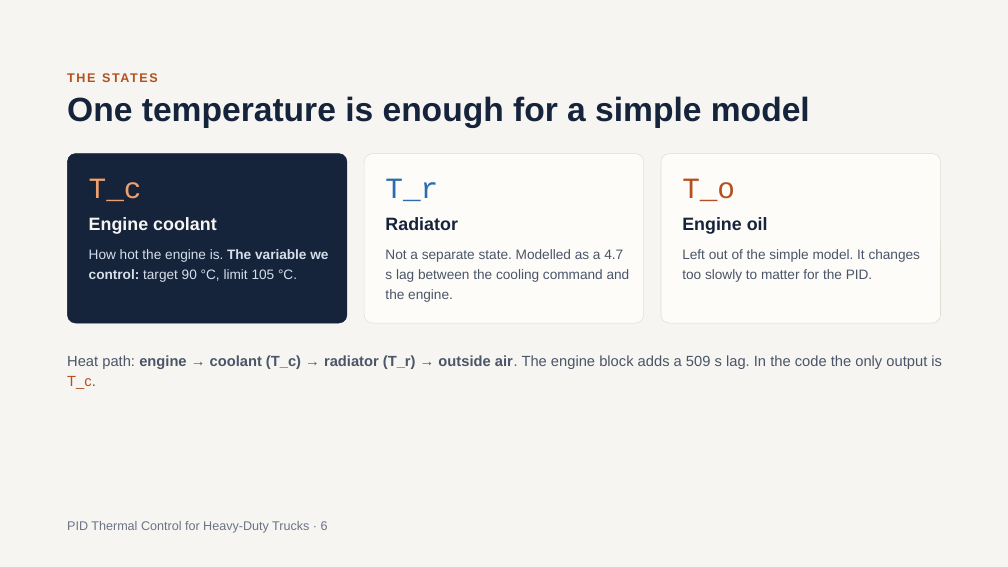
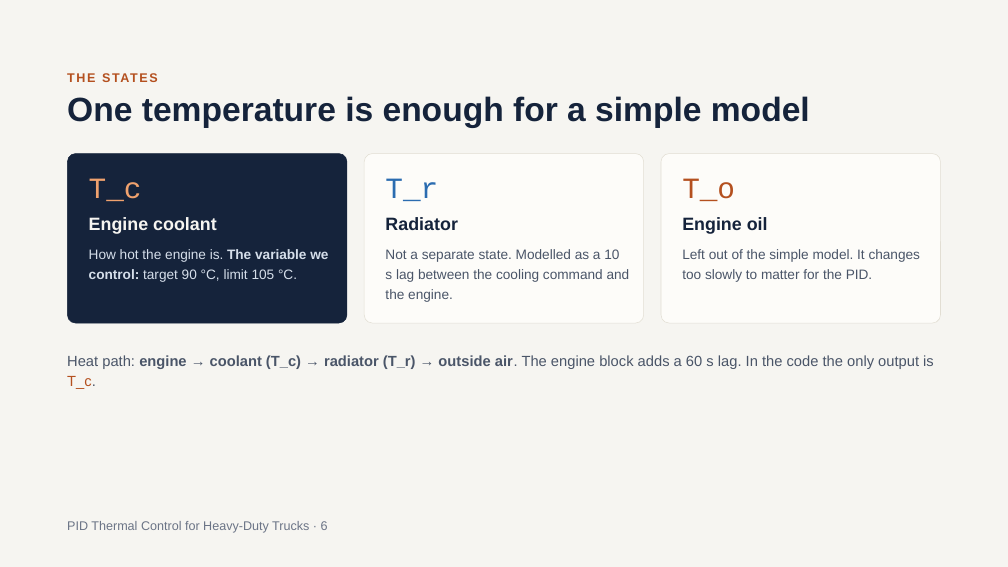
Before and after one commit to SushanthBibi/PID-Cooling-matlab, a slide deck: slide 6 of PID_Thermal_Control_for_Heavy-Duty_Trucks_v2.pptx. Drawn at 1008x567 pixels with LibreOffice and Linux fonts; fonts in the diff are those of the drawing. Boxes give left, top, right and bottom in pixels: in the first picture for what was removed or moved away, otherwise in the second. Text is boxed around its words. In the diff, an @@ line names an element or a change of style, - is before the commit and + after.

```diff
--- a/PID_Thermal_Control_for_Heavy-Duty_Trucks_v2.pptx
+++ b/PID_Thermal_Control_for_Heavy-Duty_Trucks_v2.pptx
@@ text at box(385, 249, 630, 302): text changed @@
-Not a separate state. Modelled as a 4.7 s lag between the cooling command and the engine.
+Not a separate state. Modelled as a 10 s lag between the cooling command and the engine.
@@ text at box(67, 355, 934, 389): text changed @@
-Heat path: engine → coolant (T_c) → radiator (T_r) → outside air. The engine block adds a 509 s lag. In the code the only output is T_c.
+Heat path: engine → coolant (T_c) → radiator (T_r) → outside air. The engine block adds a 60 s lag. In the code the only output is T_c.
```
Also in this commit, not shown: 8 other slides changed.
